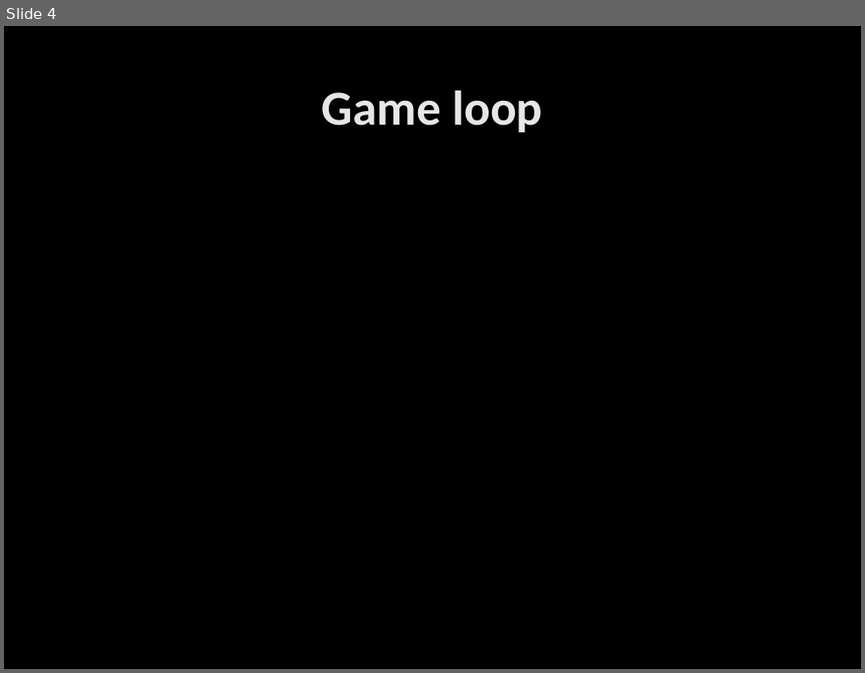
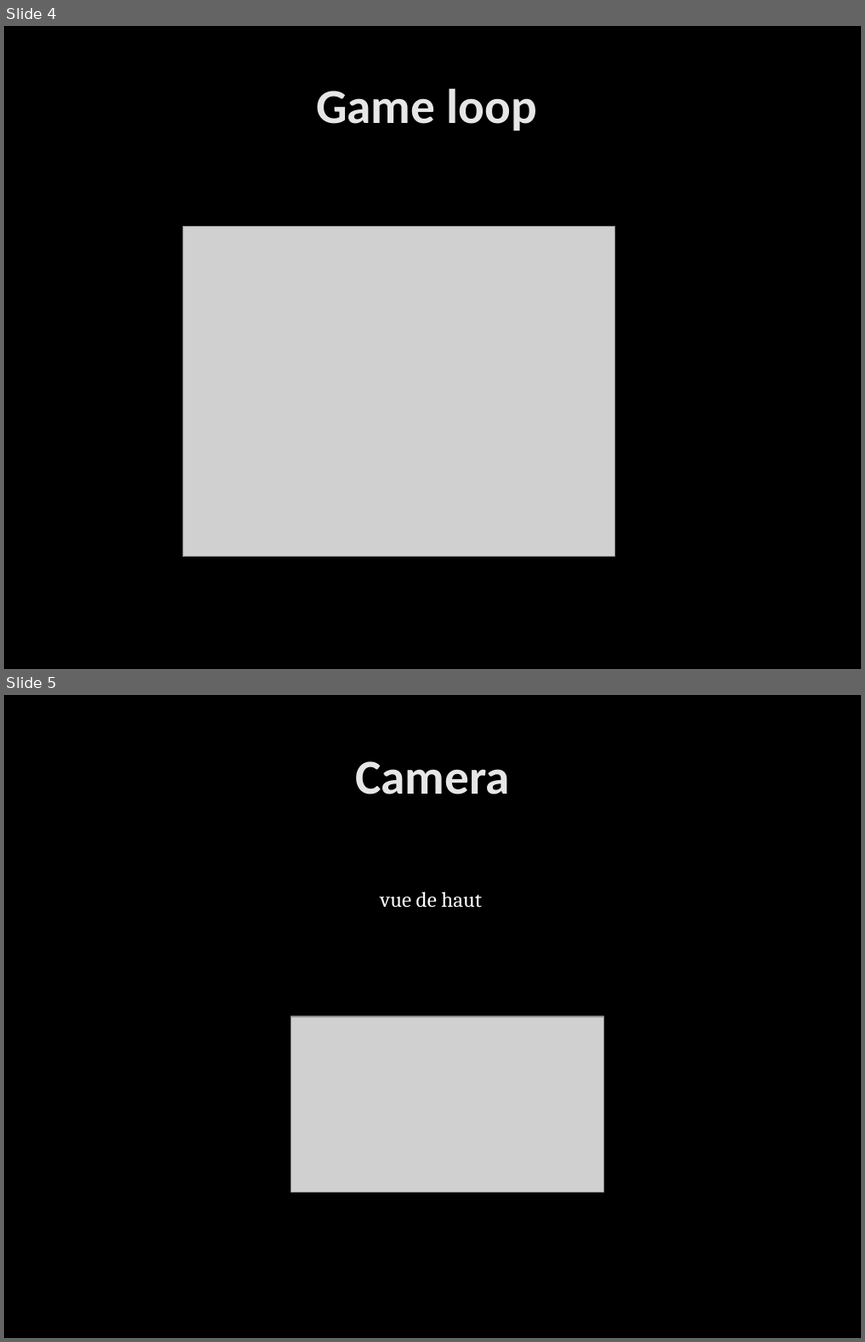
Before and after one commit to marc-dev/Bi-App, a slide deck: Documentation/Concepts/Pisciculture/Document de cadrage.pptx. Shown one above the other, each under a label of ours: slide 4 before the commit, slides 4 and 5 after it. The pictures are 865x673 and 865x1342 pixels, drawn with LibreOffice and Linux fonts; fonts in the diff are those of the drawing; grey boxes stand for pictures; background and template pictures are left out. Boxes give left, top, right and bottom in pixels: in the first picture for what was removed or moved away, otherwise in the second. Text is boxed around its words. In the diff, an @@ line names an element or a change of style, - is before the commit and + after.

```diff
--- a/Documentation/Concepts/Pisciculture/Document de cadrage.pptx
+++ b/Documentation/Concepts/Pisciculture/Document de cadrage.pptx
@@ slide 5 added at <box>4,695,861,1338</box>, background picture (left out) @@
@@ title added at <box>355,761,510,794</box>, 41 pt, text gradient #E7E7E7 to #E3E3E3, bold @@
+Camera
@@ text added at <box>380,891,482,907</box>, 18 pt, text #FFFFFF @@
+vue de haut
@@ picture added at <box>291,1016,604,1192</box> @@
@@ slide 4 changed as well @@
@@ title "Game loop": place and size @@
-title "Game loop" at <box>322,90,543,132</box>
+title "Game loop" at <box>316,88,537,131</box>
@@ picture added at <box>183,226,615,556</box> @@
```
Also in this commit, not shown: 2 other slides changed, 5 other slides added, 5 slides removed.
